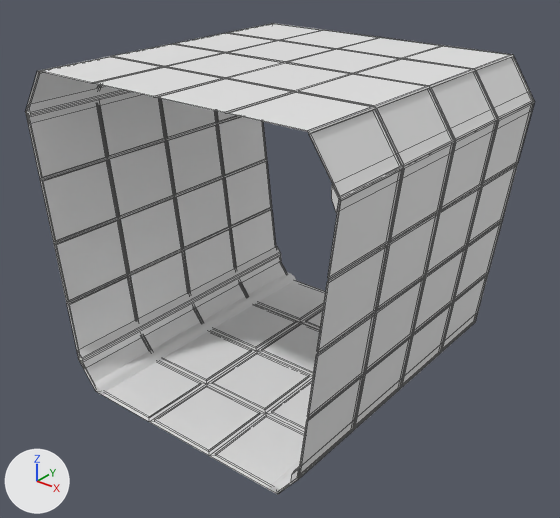
What one commit did to the Blender file Assets/Models/Modul_Gang_Kurz.blend.
Before and after are seen from a 50 mm camera at (5.44, -14.4, 6.31) aimed at (0.06, -7.68, 2.14). The axes (+X, +Y, +Z) are drawn at lower left. The lights are the same throughout. Mesh edges are drawn as thin lines on the coarser meshes.
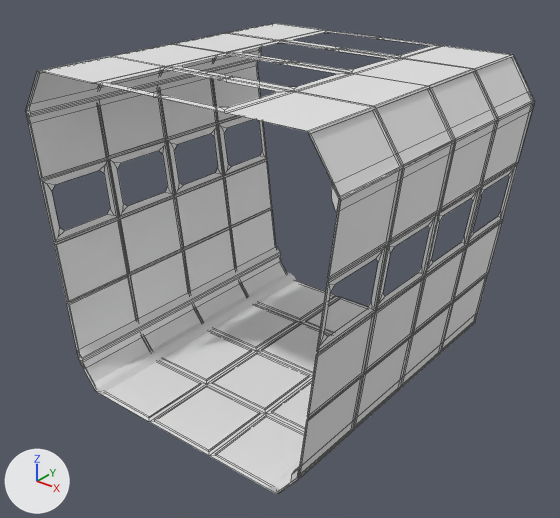
Boxes (x1, y1, x2, y2) around the edits, measured in the pictures (560 x 518 px; the box of a moved part takes in the faces that stretch with it):
part 1 of me_circle_001, moved or reshaped
    before: (29, 24, 533, 493)
    after: (43, 30, 515, 349)

The change in detail:
me_circle_001 is used by ob_gangkurz; location (0.0, 0.0, 0.0); rotation (0.0, 0.0, -0.524), in degrees (0, 0, -30).
me_circle_001 had 895 vertices, 876 faces and spanned x 0.9..6.6, y -9.3..-3.69, z 0.5..4.5.
me_circle_001 now has 823 vertices, 732 faces and spans x 0.9..6.6, y -9.3..-3.69, z 0.5..4.5.
me_circle_001 part 1: 16 vertices moved from x 2.0..5.5, y -8.65..-4.34, z 4.5 to x 2.06..5.44, y -8.59..-4.4, z 4.5; 240 vertices removed from x 0.91..6.59, y -9.28..-3.71, z 0.52..4.5; 168 vertices added at x 1.04..6.46, y -9.18..-3.81, z 2.5..4.5.
